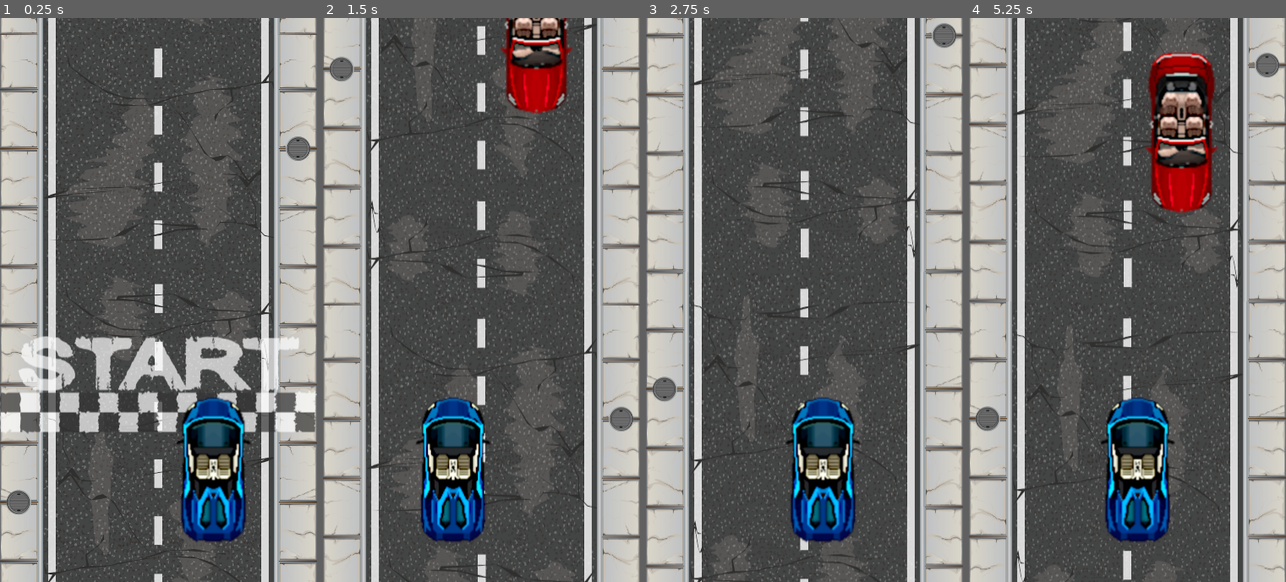
Above: before the commit, frames 1-4 (left to right).
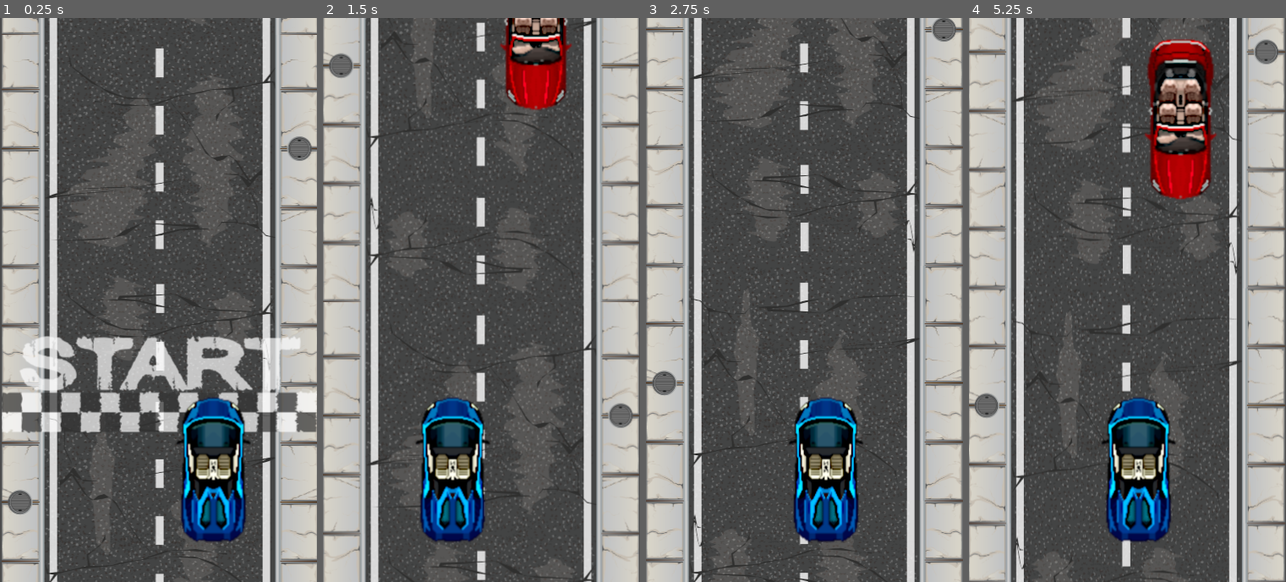
Above: after the commit, the same moments.

Repository: adngdb/coopjam
Game: Godot game, scene res://Levels/LevelTest.tscn
Same seed, same stepped clock (60 frames per second), same inputs: the game is played once before the commit and once after it.
Inputs (mouse positions are in pixels of both pictures, inside the frame that each line leads up to):
- Up to frame 1 (0.25 s): no input
- Up to frame 2 (1.5 s): move the mouse to (551, 271) at 0.52 s; hold Right (ui_right) 0.53-1.28 s; click (551, 271) at 0.6 s; move the mouse to (418, 328) at 1.27 s; hold Left (ui_left) from 1.28 s (still down); click (418, 328) at 1.35 s
- Up to frame 3 (2.75 s): move the mouse to (836, 175) at 2.02 s; release Left (ui_left) at 2.03 s; hold Right (ui_right) from 2.03 s (still down); click (836, 175) at 2.1 s
- Up to frame 4 (5.25 s): move the mouse to (1111, 412) at 2.77 s; click (1111, 412) at 2.85 s; move the mouse to (1222, 384) at 3.52 s; release Right (ui_right) at 3.53 s; hold Left (ui_left) from 3.53 s (still down); click (1222, 384) at 3.6 s; move the mouse to (1032, 215) at 4.27 s; click (1032, 215) at 4.35 s; move the mouse to (1143, 300) at 5.02 s; click (1143, 300) at 5.1 s

The runs differ from the first frame. In frame 1, 13% of the frame differs, in the area x 0-100%, y 0-100%; in frame 2, 15%; in frame 3, 17%; in frame 4, 24%.

Commit message:
Vibrate the car

Diff:
--- a/Qlas/Objects/PlayerCar/PlayerCar.gd
+++ b/Qlas/Objects/PlayerCar/PlayerCar.gd
@@ -4,9 +4,11 @@
 export var inc_speed := 150.0
 export var dec_speed := 300.0
 export var in_lane_pos := 65.0
+export var vibrate_strength := 1
 
 var speed := 0.0
 var motion = Vector2(0.0, -1.0)
+onready var TweenNode = $Tween
 
 
 func _get_input():
@@ -35,6 +37,21 @@
 				move_lane_right()
 			speed += inc_speed
 
+func _vibrate_car():
+	var randX = rand_range(-vibrate_strength, vibrate_strength)
+	var randY = rand_range(-vibrate_strength, vibrate_strength)
+	var startVector = Vector2(randX, randY)
+	var endVector = Vector2(-randX, -randY)
+	TweenNode.interpolate_method(
+		self, # Object on which to apply the tween
+		"translate", # Method to animate
+		startVector, # Start
+		endVector, # End
+		0.1, # Duration of the tween in seconds
+		Tween.TRANS_SINE, # Easing transformation
+		Tween.EASE_IN_OUT, # When to apply the easing function
+		0) # Delay
+	TweenNode.start()
 
 func _physics_process(delta):
 	_get_input()
@@ -46,6 +63,10 @@
 	pos_check()
 	# Make sure camera is always centered (and does not follow the car on the x axis)
 	$Camera2D.offset.x = -global_position.x
+
+
+func _ready():
+	_vibrate_car()
 
 
 func pos_check():
--- a/Qlas/Objects/RoadTile/StartLine.tscn
+++ b/Qlas/Objects/RoadTile/StartLine.tscn
@@ -10,3 +10,7 @@
 
 [node name="PlayerCar" parent="." instance=ExtResource( 2 )]
 position = Vector2( 65, 100 )
+
+[node name="Tween" type="Tween" parent="PlayerCar"]
+repeat = true
+playback/repeat = true
